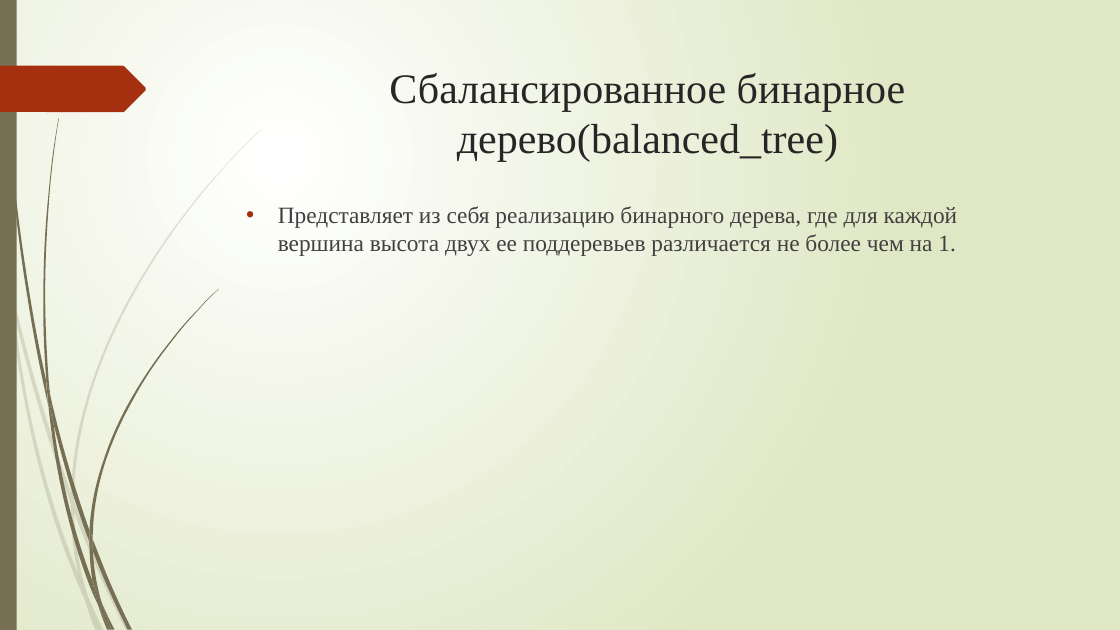
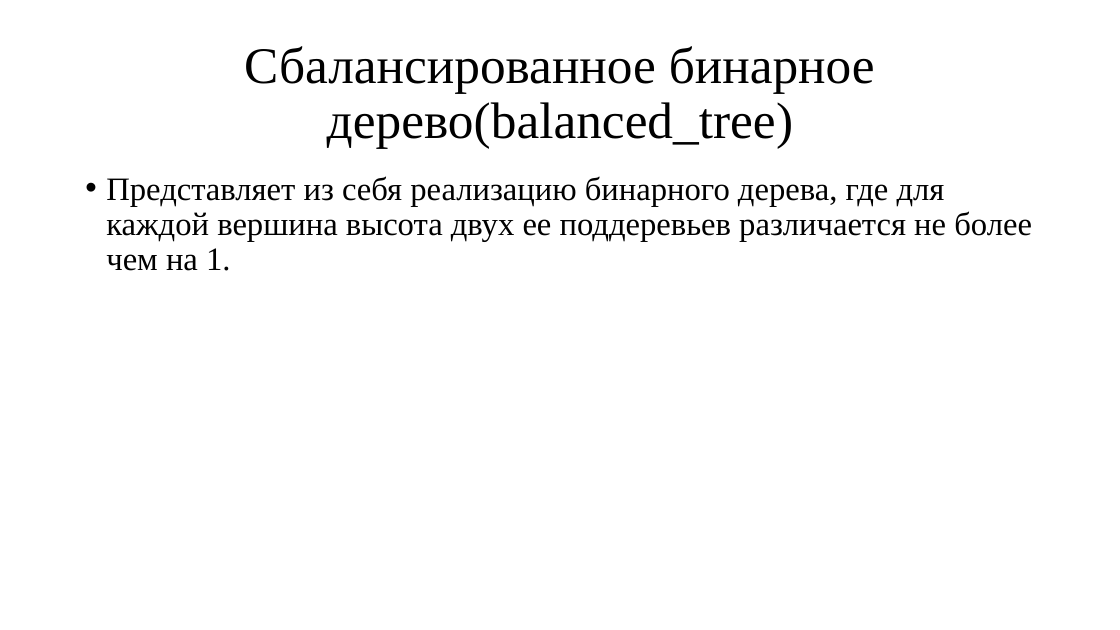
Before and after one commit to ZenoReT/Dictionaries, a slide deck: slide 11 of отчет.pptx (slide 10 before the commit). Drawn at 1120x630 pixels with LibreOffice and Linux fonts; fonts in the diff are those of the drawing. Boxes give left, top, right and bottom in pixels: in the first picture for what was removed or moved away, otherwise in the second. Text is boxed around its words. In the diff, an @@ line names an element or a change of style, - is before the commit and + after.

```diff
--- a/отчет.pptx
+++ b/отчет.pptx
@@ background gradient #FFFFFF to #DFE8C4 to #FFFFFF @@
@@ rectangle removed at (0,0,17,630) @@
@@ title "Сбалансированное бинарное дерево(balanced_tree)": place and size @@
-title "Сбалансированное бинарное дерево(balanced_tree)" at (389,73,905,162)
+title "Сбалансированное бинарное дерево(balanced_tree)" at (244,46,875,149)
@@ title "Сбалансированное бинарное дерево(balanced_tree)" at (244,46,875,149): size 36 to 44 pt, text colour #262626 to #000000; line spacing 1 to 0.9; vertical alignment top to middle @@
@@ freeform shape removed at (0,66,146,112) @@
@@ text "Представляет из себя реализацию бинарного ...": place and size @@
-text "Представляет из себя реализацию бинарного ..." at (278,206,958,256)
+text "Представляет из себя реализацию бинарного ..." at (106,176,1032,271)
@@ text "Представляет из себя реализацию бинарного ..." at (106,176,1032,271): size 20 to 28 pt, text colour #404040 to #000000; indent changed; line spacing 1 to 0.9 @@
@@ group removed at (0,129,262,630): 10 freeform shapes @@
@@ group removed at (3,0,218,630): 12 freeform shapes @@
```
Also in this commit, not shown: 12 other slides changed, 3 slides added, 13 other files.
